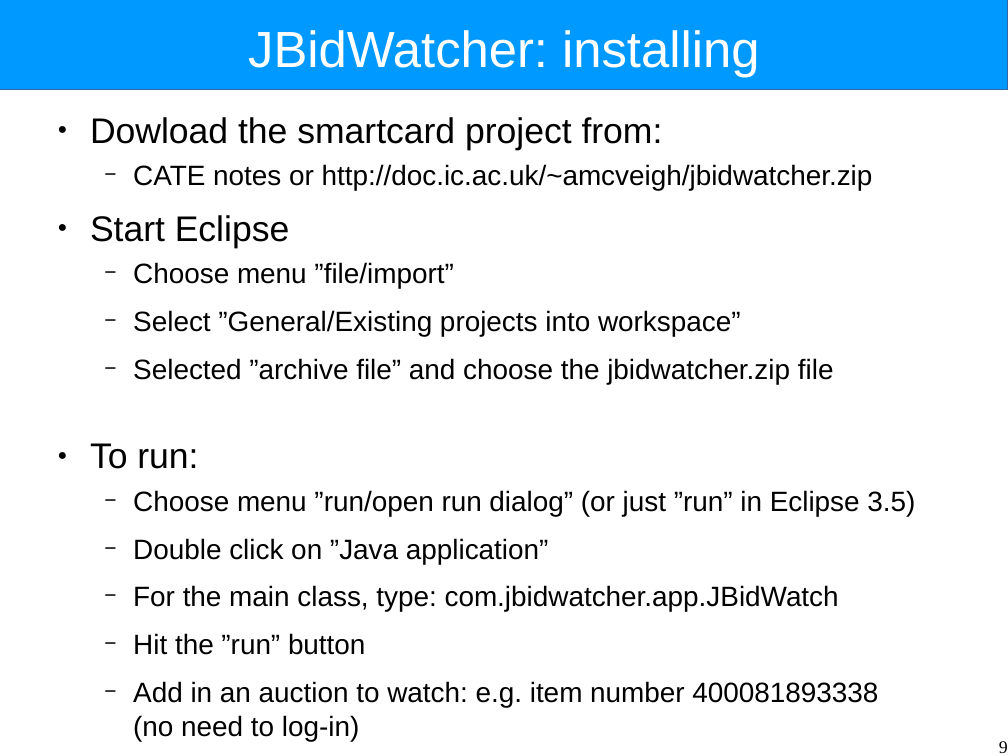
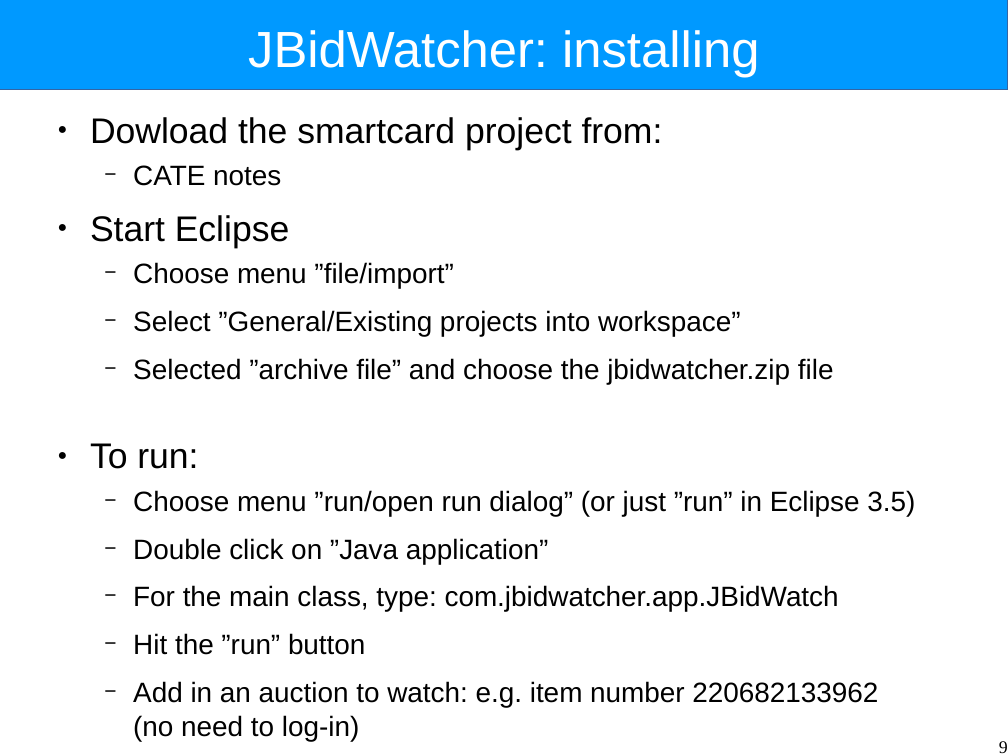
Before and after one commit to Intrinsarc/intrinsarc-evolve, a slide deck: slide 9 of Academic Work/lectures/system-structure-tutorial.odp. Drawn at 1008x756 pixels with LibreOffice and Linux fonts; fonts in the diff are those of the drawing. Boxes give left, top, right and bottom in pixels: in the first picture for what was removed or moved away, otherwise in the second. Text is boxed around its words. In the diff, an @@ line names an element or a change of style, - is before the commit and + after.

Commit message:
tweaked lectures

```diff
--- a/Academic Work/lectures/system-structure-tutorial.odp
+++ b/Academic Work/lectures/system-structure-tutorial.odp
@@ text at (x1=133, y1=165, x2=281, y2=186): text changed @@
-  − CATE notes or http://doc.ic.ac.uk/~amcveigh/jbidwatcher.zip
+  − CATE notes
@@ text at (x1=133, y1=681, x2=878, y2=741): text changed @@
-  − Add in an auction to watch: e.g. item number 400081893338
-    (no need to log-in)
+  − Add in an auction to watch: e.g. item number 220682133962
+    (no need to log-in)
```
Also in this commit, not shown: 2 other slides changed, 1 other file.
